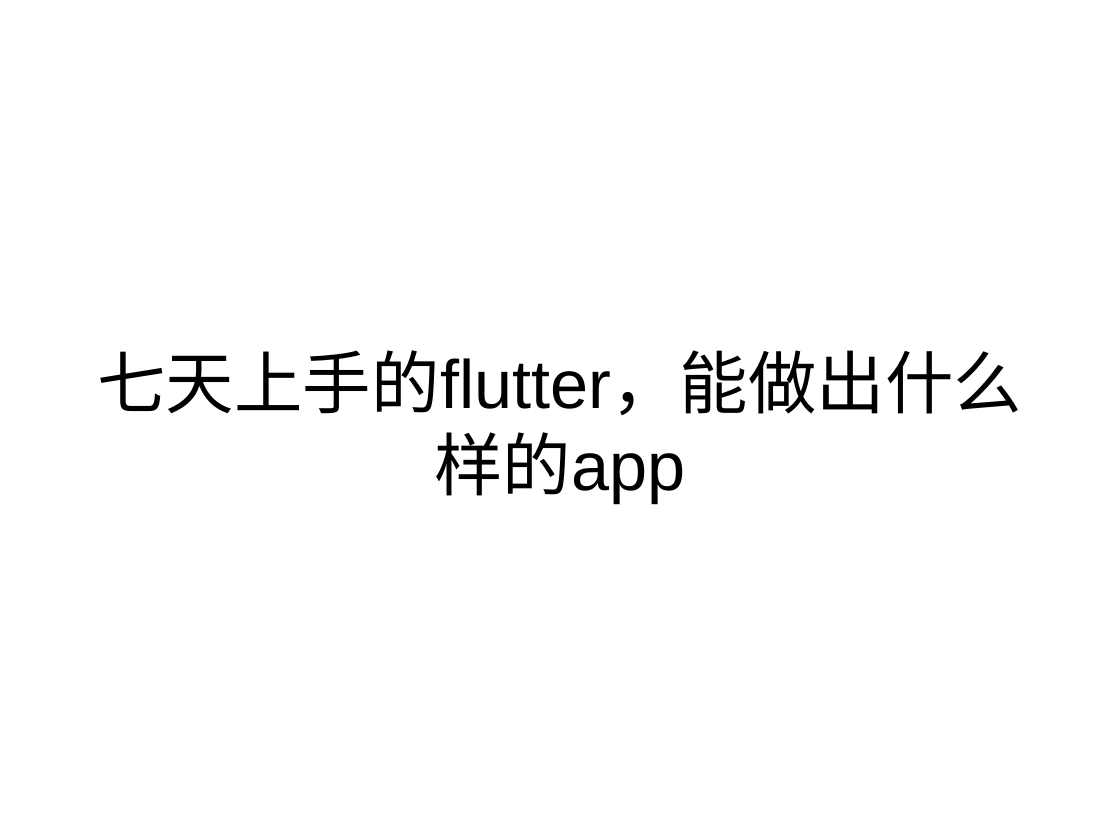
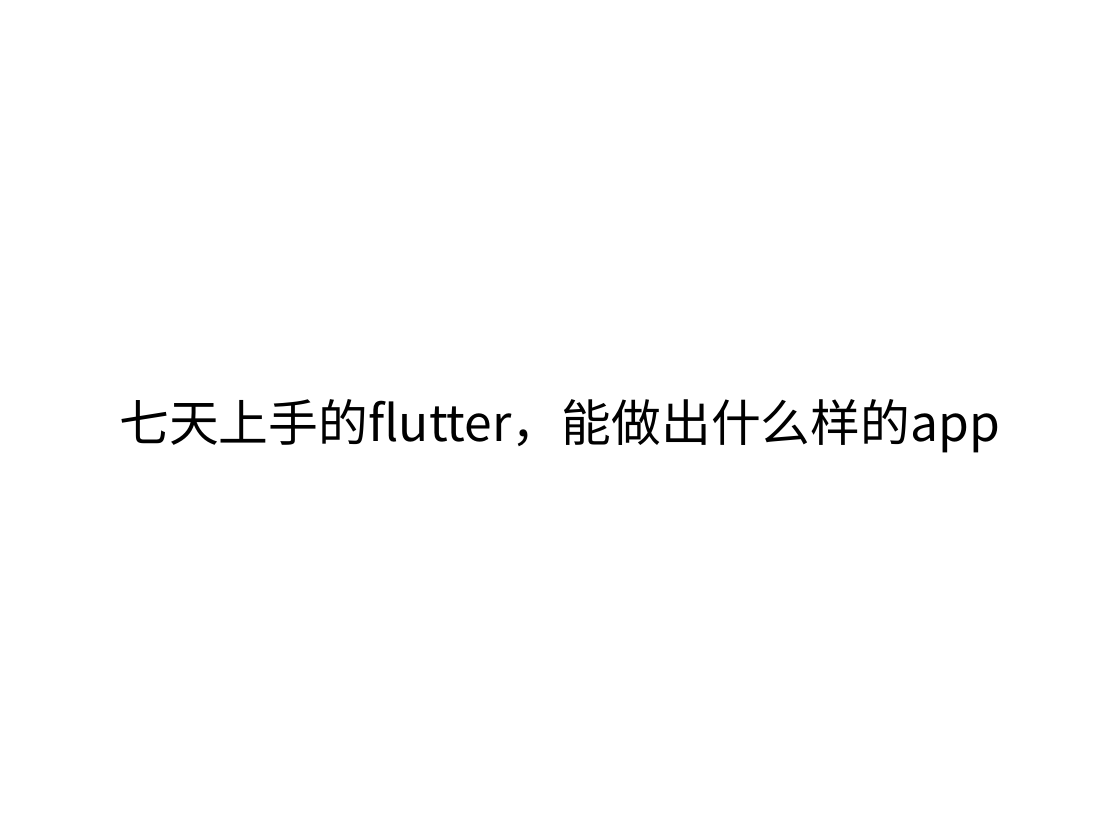
Before and after one commit to Newbit13/demo, a slide deck: slide 1 of flutter_demo/分享/跨端技术flutter分享.ppt. Drawn at 1120x840 pixels with LibreOffice and Linux fonts; fonts in the diff are those of the drawing. Boxes give left, top, right and bottom in pixels: in the first picture for what was removed or moved away, otherwise in the second. Text is boxed around its words. In the diff, an @@ line names an element or a change of style, - is before the commit and + after.

```diff
--- a/flutter_demo/分享/跨端技术flutter分享.ppt
+++ b/flutter_demo/分享/跨端技术flutter分享.ppt
@@ title "七天上手的flutter，能做出什么样的app" at <box>119,399,1000,453</box>: size 44 to 32 pt, font Arial to Noto Sans CJK SC @@
```
Also in this commit, not shown: 3 other slides changed, 7 slides added, 2 slides removed, 11 other files.
